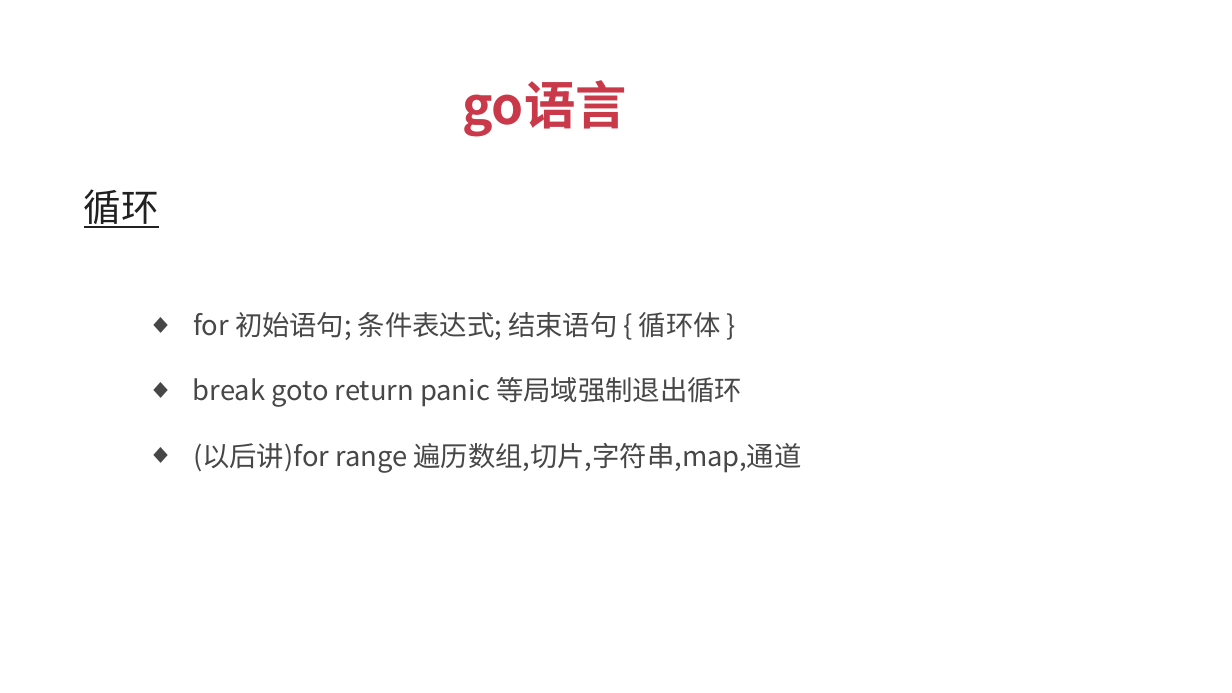
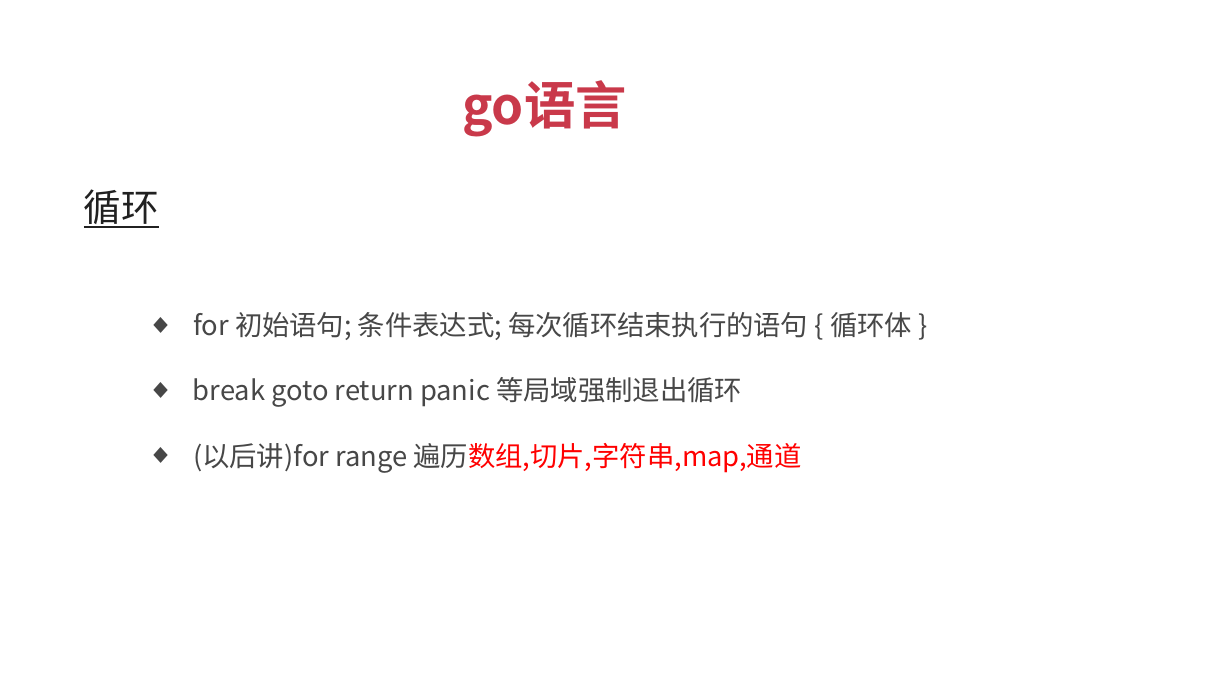
Before and after one commit to xuqiang76/golang, a slide deck: slide 21 of tuling/go语言_傻大猫.pptx. Drawn at 1232x693 pixels with LibreOffice and Linux fonts; fonts in the diff are those of the drawing. Boxes give left, top, right and bottom in pixels: in the first picture for what was removed or moved away, otherwise in the second. Text is boxed around its words. In the diff, an @@ line names an element or a change of style, - is before the commit and + after.

```diff
--- a/tuling/go语言_傻大猫.pptx
+++ b/tuling/go语言_傻大猫.pptx
@@ text at (x1=193, y1=312, x2=912, y2=340): text changed @@
-  ◆ for 初始语句; 条件表达式; 结束语句 { 循环体 }
+  ◆ for 初始语句; 条件表达式; 每次循环结束执行的语句 { 循环体 }
@@ text "(以后讲)for range 遍历数组,切片,字符串,map,通道" at (x1=193, y1=443, x2=801, y2=473): text colour #474747 to #FF0000 in "遍历数组,切片,字符串,map,通道" @@
```
Also in this commit, not shown: 1 other slide changed, 2 other files.
